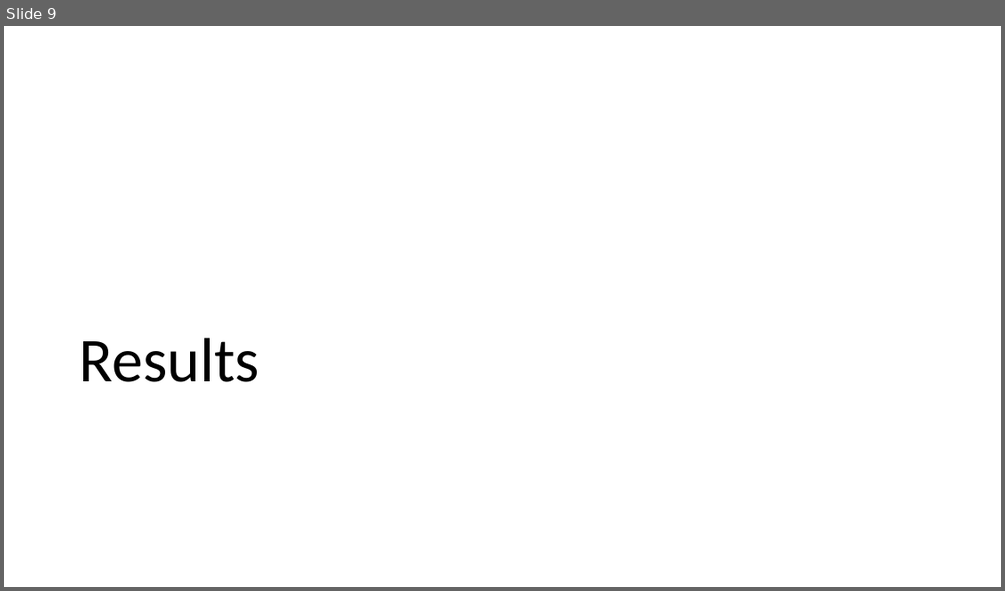
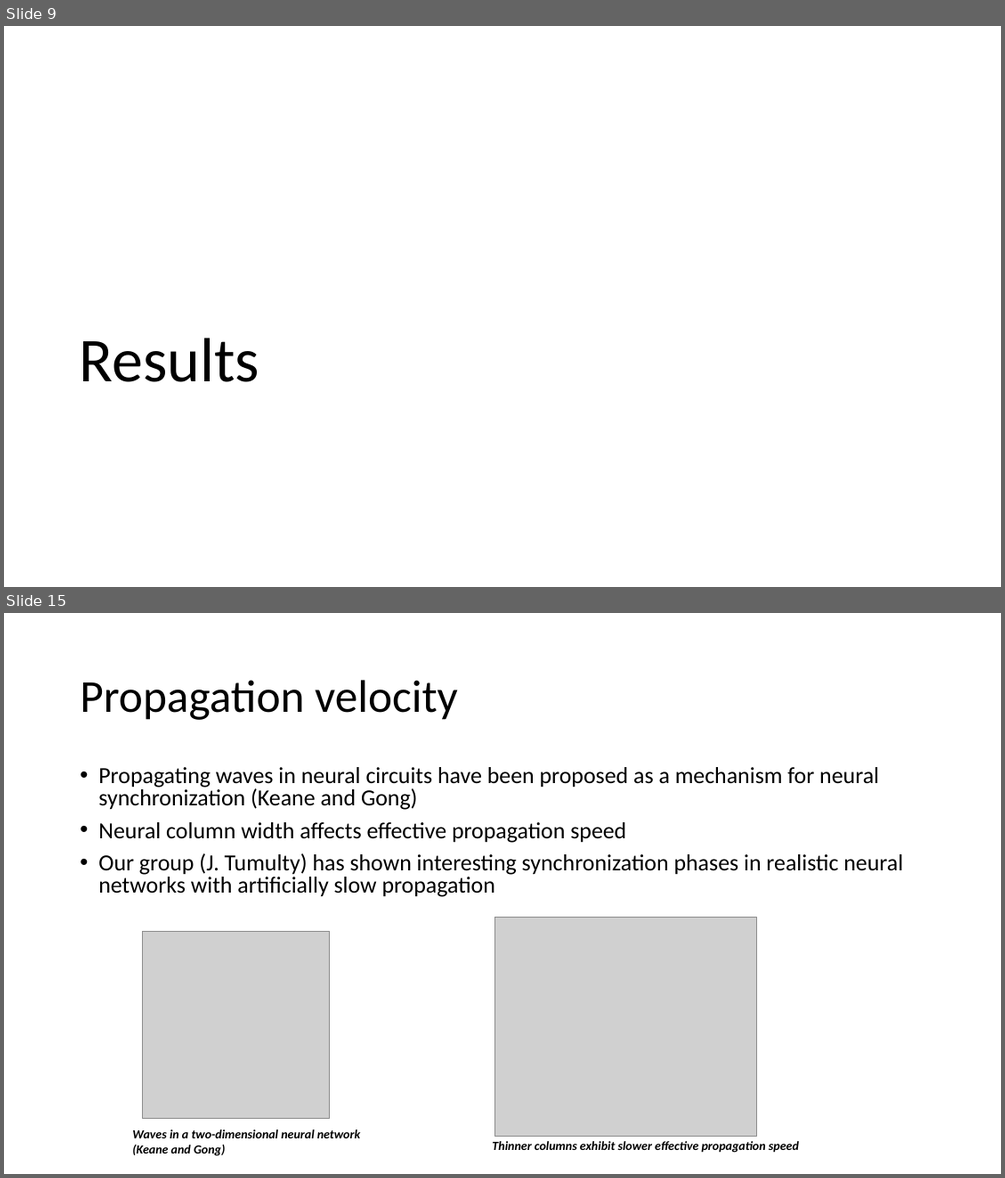
Before and after one commit to vbaker145/neuron, a slide deck: thesis/oral_qual/Oral Qual Presentation.pptx. Shown one above the other, each under a label of ours: slide 9 before the commit, slides 9 and 15 after it; the slides between them are not shown. The pictures are 1005x591 and 1005x1178 pixels, drawn with LibreOffice and Linux fonts; fonts in the diff are those of the drawing; grey boxes stand for pictures; background and template pictures are left out. Boxes give left, top, right and bottom in pixels: in the first picture for what was removed or moved away, otherwise in the second. Text is boxed around its words. In the diff, an @@ line names an element or a change of style, - is before the commit and + after.

Commit message:
Oral qual presentation with new distance figures

```diff
--- a/thesis/oral_qual/Oral Qual Presentation.pptx
+++ b/thesis/oral_qual/Oral Qual Presentation.pptx
@@ slide 15 added at <box>4,613,1001,1174</box>, background #FFFFFF @@
@@ title added at <box>80,680,458,720</box>, 44 pt, text #000000 @@
+Propagation velocity
@@ text added at <box>98,767,903,897</box>, 22.2 pt, text #000000 @@
+• Propagating waves in neural circuits have been proposed as a mechanism for neural synchronization (Keane and Gong)
+• Neural column width affects effective propagation speed
+• Our group (J. Tumulty) has shown interesting synchronization phases in realistic neural networks with artificially slow propagation
@@ picture added at <box>143,931,330,1118</box> @@
@@ picture added at <box>494,917,757,1135</box> @@
@@ text added at <box>132,1129,360,1156</box>, 12 pt, text #000000, bold, italic @@
+Waves in a two-dimensional neural network (Keane and Gong)
@@ text added at <box>492,1141,799,1152</box>, 12 pt, text #000000, bold, italic @@
+Thinner columns exhibit slower effective propagation speed
```
Also in this commit, not shown: 4 slides changed, 9 other slides added, 2 slides removed, 10 other files.
